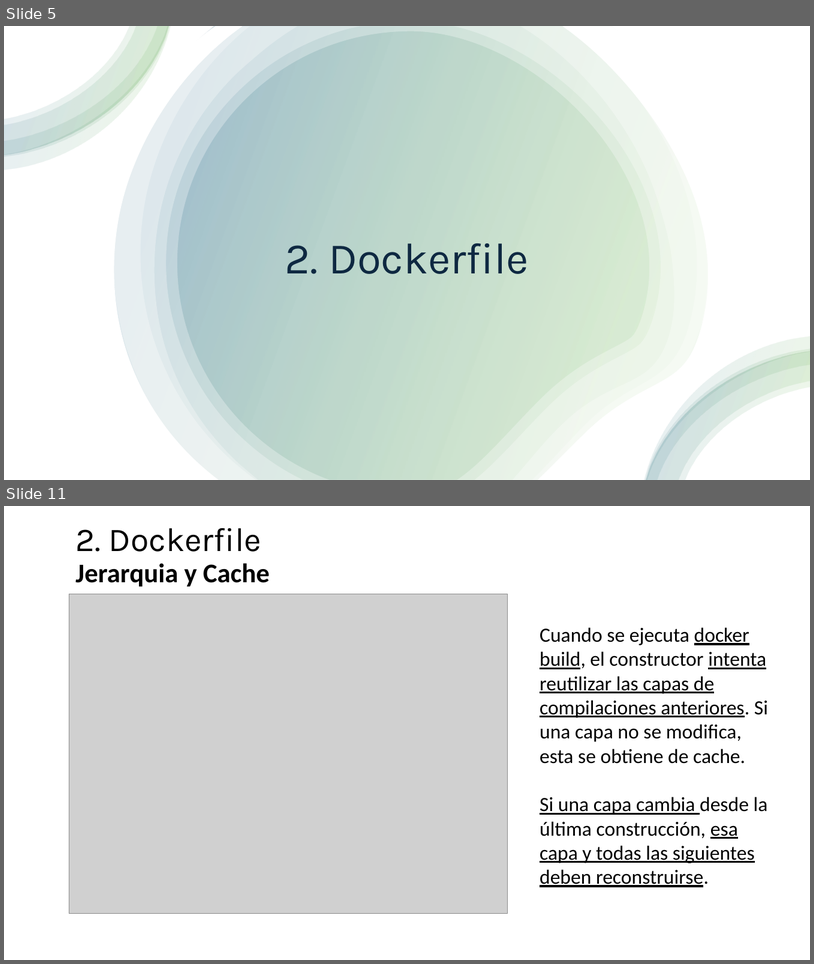
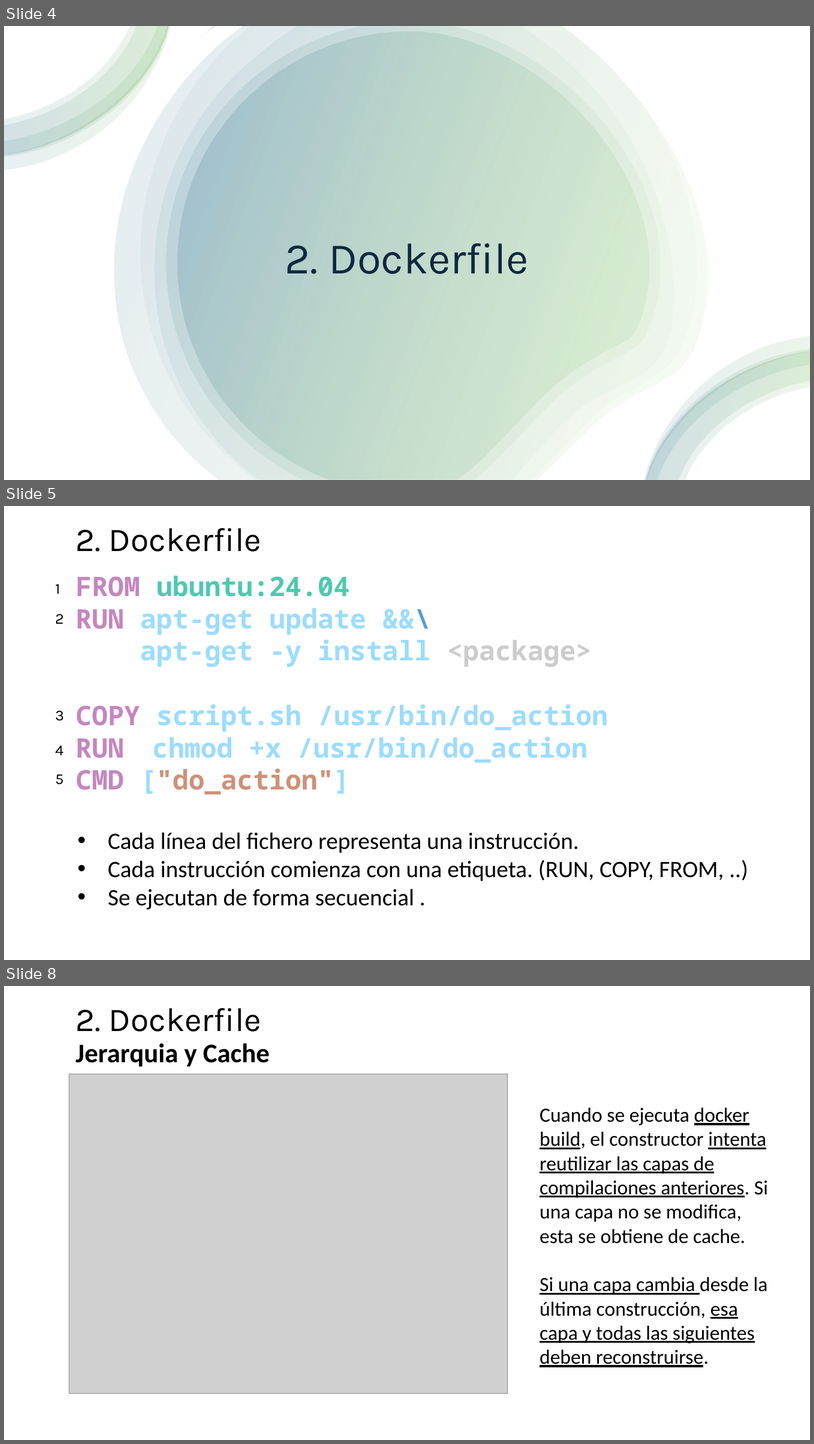
Before and after one commit to jpaniorte/docker25, a slide deck: ppt/3_Dockerfile.pptx. Shown one above the other, each under a label of ours: slides 5 and 11 before the commit, slides 4, 5 and 8 after it; the slides between them are not shown. The pictures are 814x964 and 814x1444 pixels, drawn with LibreOffice and Linux fonts; fonts in the diff are those of the drawing; grey boxes stand for pictures. Boxes give left, top, right and bottom in pixels: in the first picture for what was removed or moved away, otherwise in the second. Text is boxed around its words. In the diff, an @@ line names an element or a change of style, - is before the commit and + after.

```diff
--- a/ppt/3_Dockerfile.pptx
+++ b/ppt/3_Dockerfile.pptx
@@ slide 5 added at (4,506,810,960), background #FFFFFF @@
@@ text added at (76,528,262,552), 39.6 pt, text #000000 @@
+2. Dockerfile
@@ text added at (75,576,608,795), 32 pt, text #9CDCFE, bold @@
+FROM ubuntu:24.04
+RUN apt-get update &&\
+apt-get -y install <package>
+COPY script.sh /usr/bin/do_action
+RUN chmod +x /usr/bin/do_action
+CMD ["do_action"]
@@ text added at (55,584,60,594), 18 pt, text #000000 @@
+1
@@ text added at (55,614,64,624), 18 pt, text #000000 @@
+2
@@ text added at (55,711,64,721), 18 pt, text #000000 @@
+3
@@ text added at (55,745,63,755), 18 pt, text #000000 @@
+4
@@ text added at (55,774,63,784), 18 pt, text #000000 @@
+5
@@ text added at (108,832,724,909), 28 pt, text #000000 @@
+  • Cada línea del fichero representa una instrucción.
+  • Cada instrucción comienza con una etiqueta. (RUN, COPY, FROM, ..)
+  • Se ejecutan de forma secuencial .
@@ what was slide 5 is now slide 4 @@
@@ what was slide 11 is now slide 8 @@
```
Also in this commit, not shown: 6 slides changed, 12 other slides added, 7 slides removed, 3 other files.
